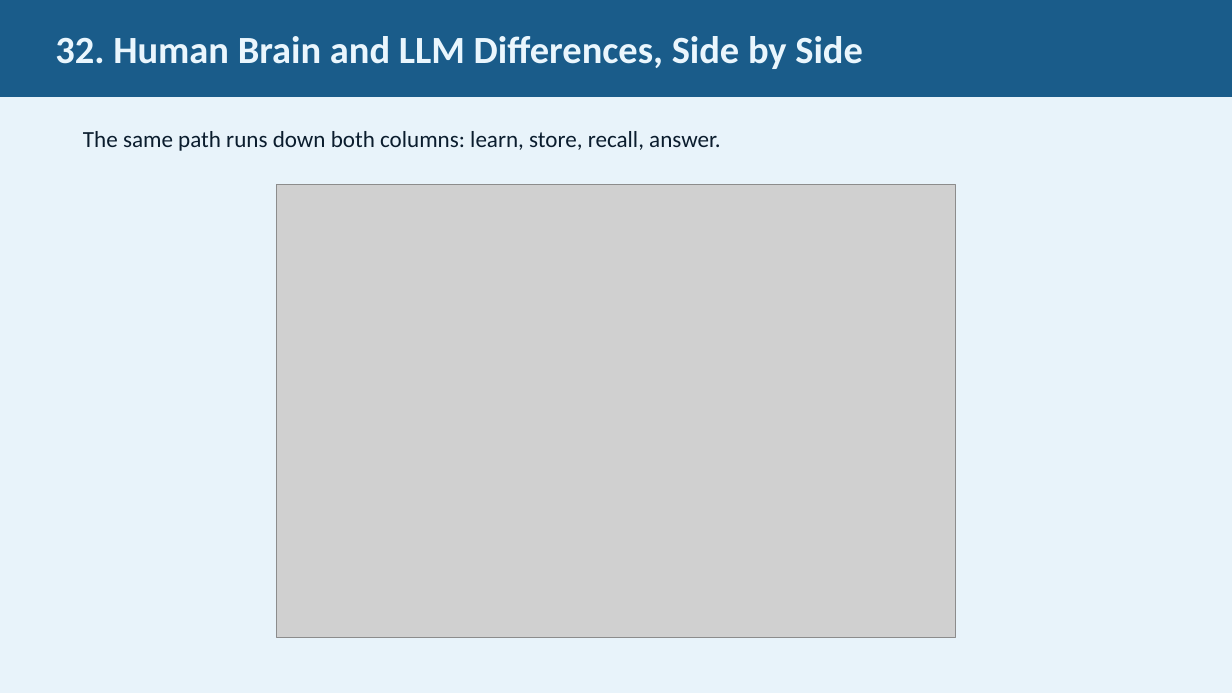
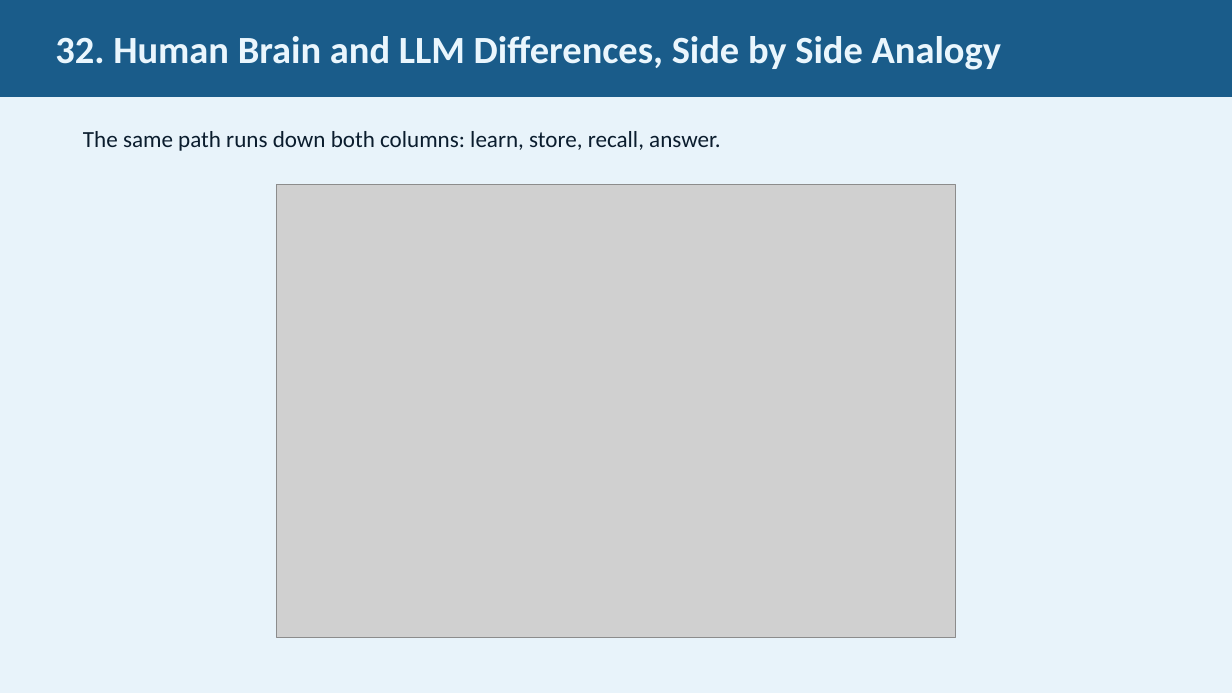
Before and after one commit to JimFawcett/NewSite, a slide deck: slide 32 of AI Presentation 2026/AI_Presentation.pptx. Drawn at 1232x693 pixels with LibreOffice and Linux fonts; fonts in the diff are those of the drawing; grey boxes stand for pictures. Boxes give left, top, right and bottom in pixels: in the first picture for what was removed or moved away, otherwise in the second. Text is boxed around its words. In the diff, an @@ line names an element or a change of style, - is before the commit and + after.

```diff
--- a/AI Presentation 2026/AI_Presentation.pptx
+++ b/AI Presentation 2026/AI_Presentation.pptx
@@ text in rectangle at <box>55,36,1001,70</box>: text changed @@
-32. Human Brain and LLM Differences, Side by Side
+32. Human Brain and LLM Differences, Side by Side Analogy
```
Also in this commit, not shown: 3 other slides changed, 1 other file.
